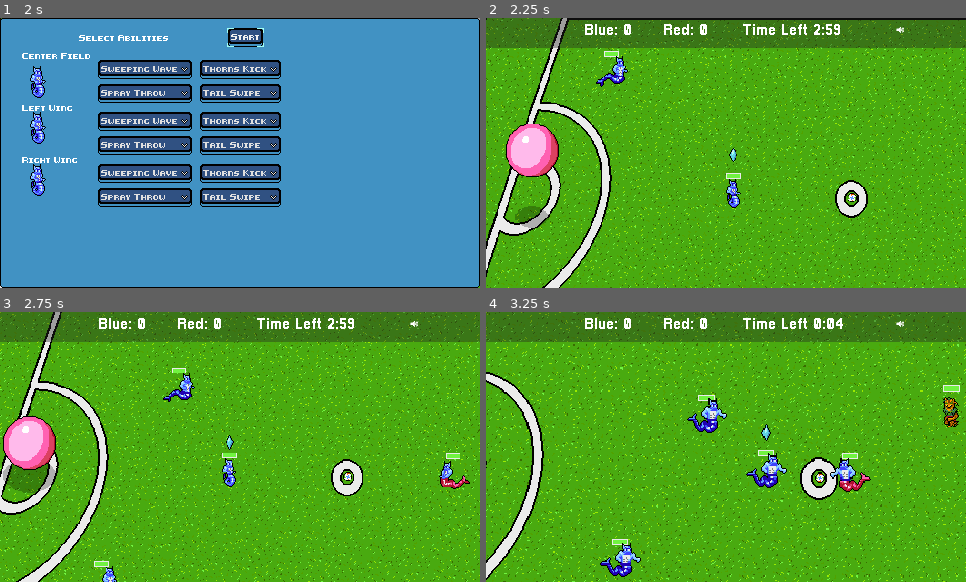
Above: before the commit, frames 1-4 (two rows, left to right).
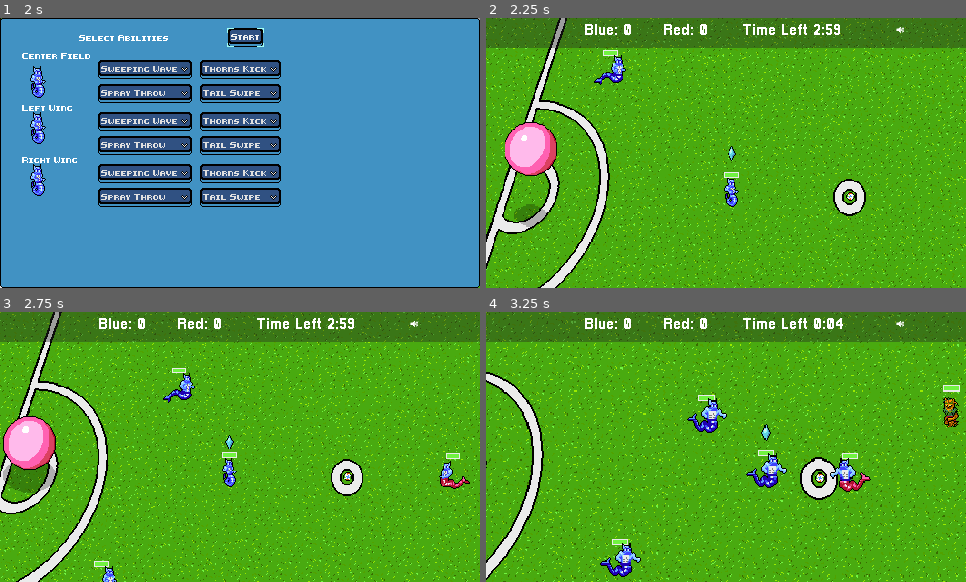
Above: after the commit, the same moments.

Repository: gamkedo-la/Elementaball
Game: Godot game, scene res://UI/StartMenu.tscn
Same seed, same stepped clock (60 frames per second), same inputs: the game is played once before the commit and once after it.
Inputs (mouse positions are in pixels of both pictures, inside the frame that each line leads up to):
- Up to frame 1 (2 s): click "New Game" at 0.5 s; click "Next" at 1.25 s
- Up to frame 2 (2.25 s): click "Start" at 2 s
- Up to frame 3 (2.75 s): no input
- Up to frame 4 (3.25 s): move the mouse to (802, 328) at 2.77 s; hold Right (ui_right) from 2.78 s (still down); hold T (time_hack) from 2.78 s (still down)

Frame 1 is identical in both runs. In frame 2, 15% of the frame differs, in the area x 0-100%, y 0-100%; in frame 3, 2.7%; in frame 4, 0.3%.

Commit message:
KO bugs are definitely fixed this time

Diff:
--- a/Camera2D.gd
+++ b/Camera2D.gd
@@ -28,16 +28,14 @@
 	set_targets(get_node("../Player"))
 
 func _process(_delta):
-	yield(get_tree(), "idle_frame")
 	if !targets:
 		return
 	# Keep the camera centered between the targets
 
 	var pos = Vector2.ZERO
 	for target in targets:
-		if target != null:
-			if target.position != null:
-				pos += target.get_position()
+		if target:
+			pos += target.get_position()
 	pos /= targets.size()
 	position = lerp(position, pos, move_speed)
 
@@ -79,7 +77,7 @@
 		add_target(ball)
 	var playerTeam = get_tree().get_nodes_in_group("player_team")
 	for player in playerTeam:
-		if player.controlling:
+		if player.controlling and player != target:
 			if !player in targets:
 				add_target(player)
 	set_process(true)
--- a/Players/AIPlayer.gd
+++ b/Players/AIPlayer.gd
@@ -79,6 +79,7 @@
 	SceneController.connect("blocking", self, "toggle_blocking")
 # warning-ignore:return_value_discarded
 	SceneController.connect("outOfBounds", self, "out_of_bounds")
+	SceneController.connect("knockout", self, "check_KO_targets")
 	initialize_stats(starting_stats)
 
 func initialize_stats(stats : StartingStats):
@@ -497,6 +498,10 @@
 	yield(cooldownTimer, "timeout")
 	stealCooldown = false
 
+func check_KO_targets(player, team):
+	if player == enemyInZone:
+		enemyInZone = null
+
 func _on_InterceptArea_body_entered(body):
 	if body == ball.playerInPossession and body.is_in_group(myOpponent):
 		intercepting = true
--- a/Players/Player.tscn
+++ b/Players/Player.tscn
@@ -955,7 +955,7 @@
 margin_bottom = -22.4966
 
 [node name="AnimatedSprite" parent="Health Bar" index="1"]
-frame = 3
+frame = 7
 
 [node name="AnimationTree" parent="." instance=ExtResource( 5 )]
 tree_root = SubResource( 37 )
--- a/UI/health_bar.gd
+++ b/UI/health_bar.gd
@@ -30,15 +30,16 @@
 			animPlayer.animation = "KO"
 			animPlayer.frame = 0
 			animPlayer.playing = true
+		if get_parent().controlling:
+			SceneController.next_player()
+		if get_parent().inPossession:
+			SceneController.emit_signal("inPossession", null)
 		if get_parent().is_in_group("player_team"):
 			SceneController.emit_signal("knockout", get_parent(), "blue")
 		else:
 			SceneController.emit_signal("knockout", get_parent(), "red")
 		get_parent().get_node("EnemyCollider").disabled = true
-		if get_parent().controlling:
-			SceneController.next_player()
-		if get_parent().inPossession:
-			SceneController.emit_signal("inPossession", null)
+		yield(get_tree().create_timer(0.3), "timeout")
 		get_parent().queue_free()
 
 func floatingNumbers(damage):
